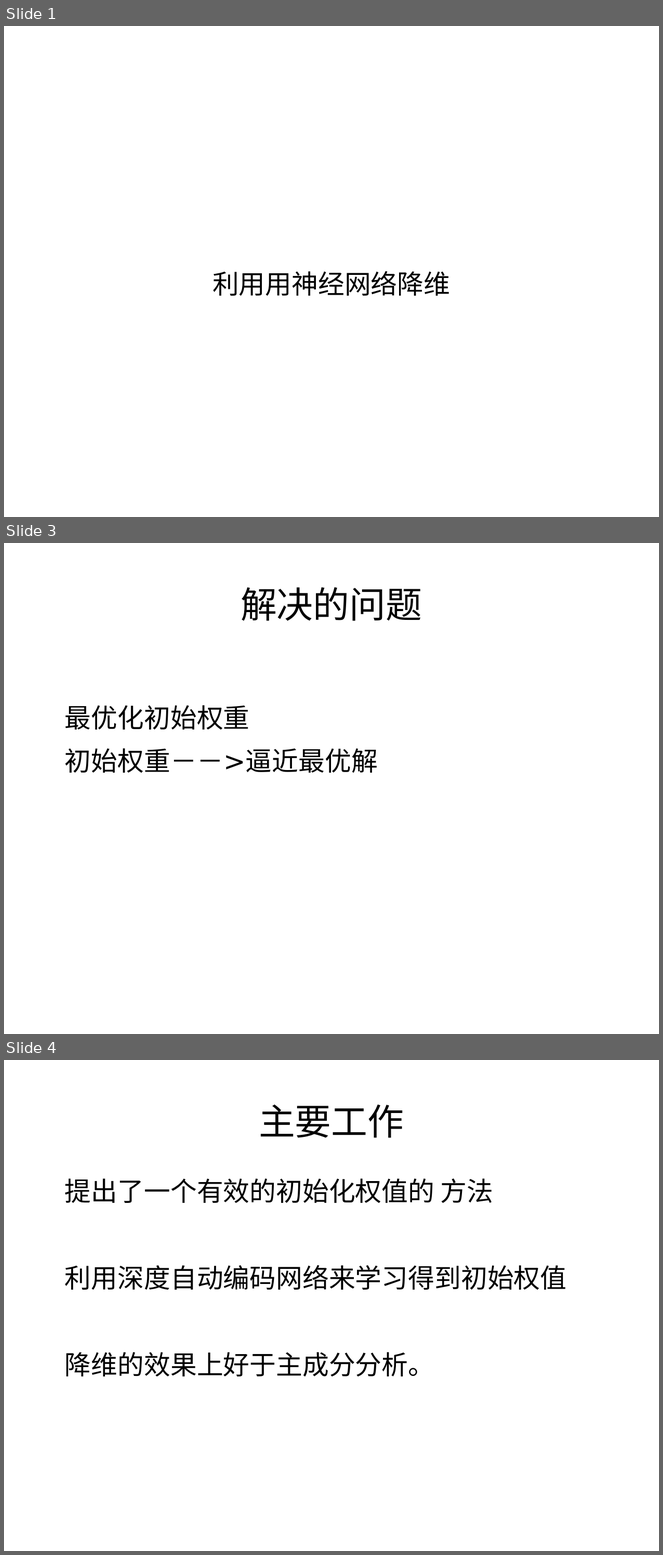
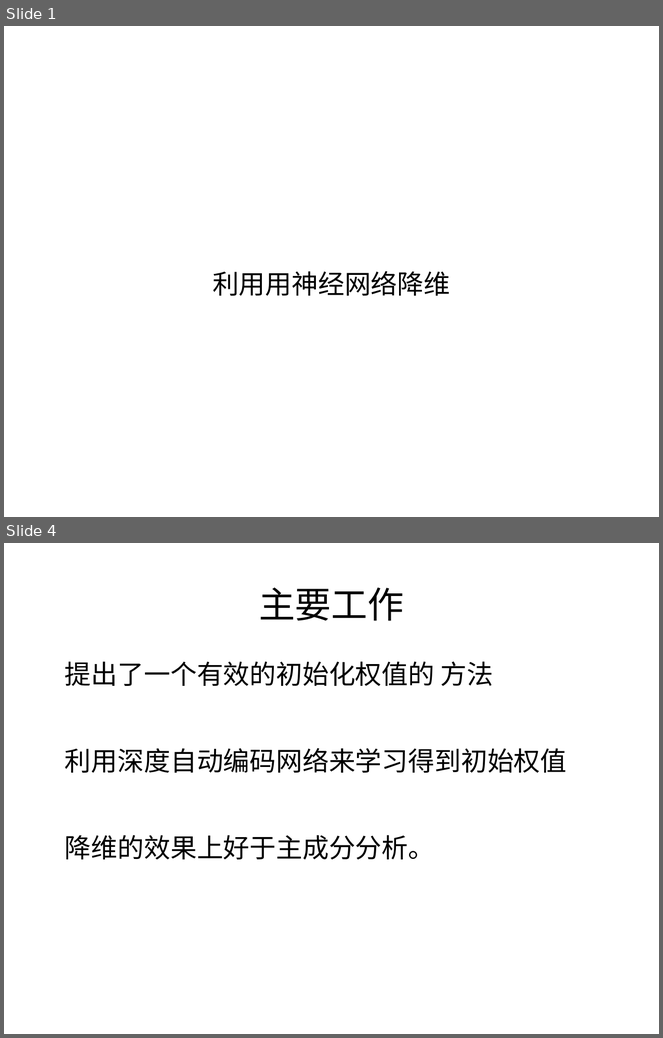
Before and after one commit to Mch233/Mch, a slide deck: work/ｐｐｔ２００６.odp. Shown one above the other, each under a label of ours: slides 1, 3 and 4 before the commit, slides 1 and 4 after it; the slides between them are not shown. The pictures are 663x1555 and 663x1038 pixels, drawn with LibreOffice and Linux fonts; fonts in the diff are those of the drawing. Boxes give left, top, right and bottom in pixels: in the first picture for what was removed or moved away, otherwise in the second. Text is boxed around its words. In the diff, an @@ line names an element or a change of style, - is before the commit and + after.

```diff
--- a/work/ｐｐｔ２００６.odp
+++ b/work/ｐｐｔ２００６.odp
@@ slide 3 removed at (4, 543, 659, 1034), background #FFFFFF @@
@@ title removed at (241, 587, 422, 621) @@
-解决的问题
@@ text removed at (65, 705, 378, 773) @@
-最优化初始权重
-初始权重－－>逼近最优解
```
Also in this commit, not shown: 5 slides changed, 4 slides added, 2 other slides removed, 4 other files.
